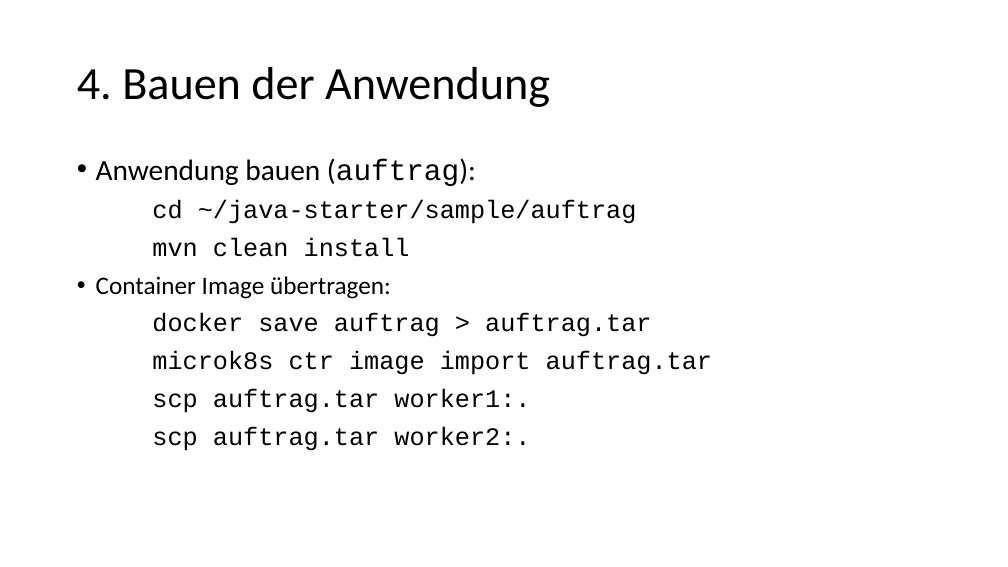
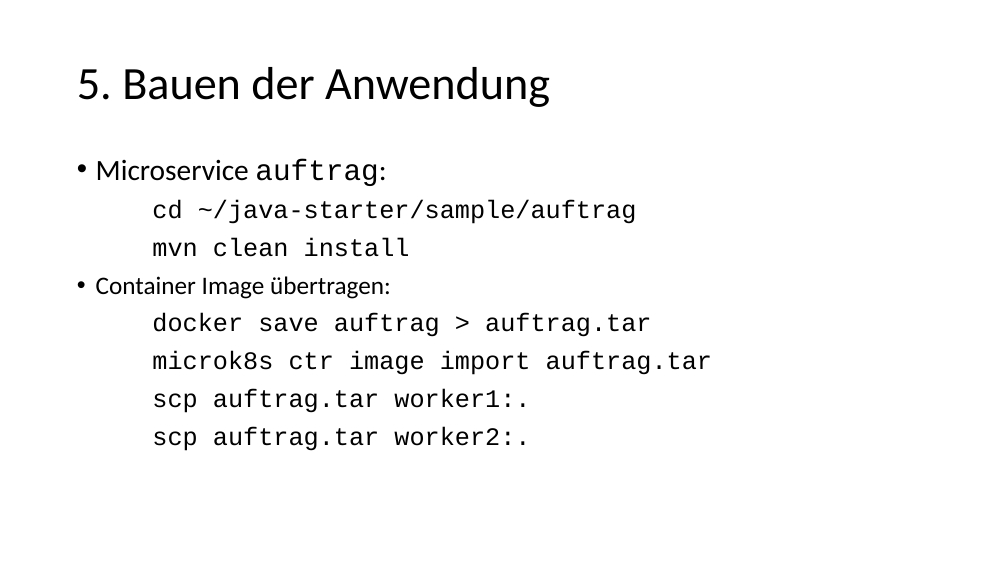
Before and after one commit to igeldo/PR4-SoSe23, a slide deck: slide 9 of sample/kubernetes/Bring your own device - Teil 2.pptx (slide 10 before the commit). Drawn at 1008x567 pixels with LibreOffice and Linux fonts; fonts in the diff are those of the drawing. Boxes give left, top, right and bottom in pixels: in the first picture for what was removed or moved away, otherwise in the second. Text is boxed around its words. In the diff, an @@ line names an element or a change of style, - is before the commit and + after.

```diff
--- a/sample/kubernetes/Bring your own device - Teil 2.pptx
+++ b/sample/kubernetes/Bring your own device - Teil 2.pptx
@@ title at [77,67,550,107]: text changed @@
-4. Bauen der Anwendung
+5. Bauen der Anwendung
@@ text at [96,159,386,186]: text changed @@
-• Anwendung bauen (auftrag):
+• Microservice auftrag:
```
Also in this commit, not shown: 9 other slides changed, 1 slide added, 3 slides removed.
